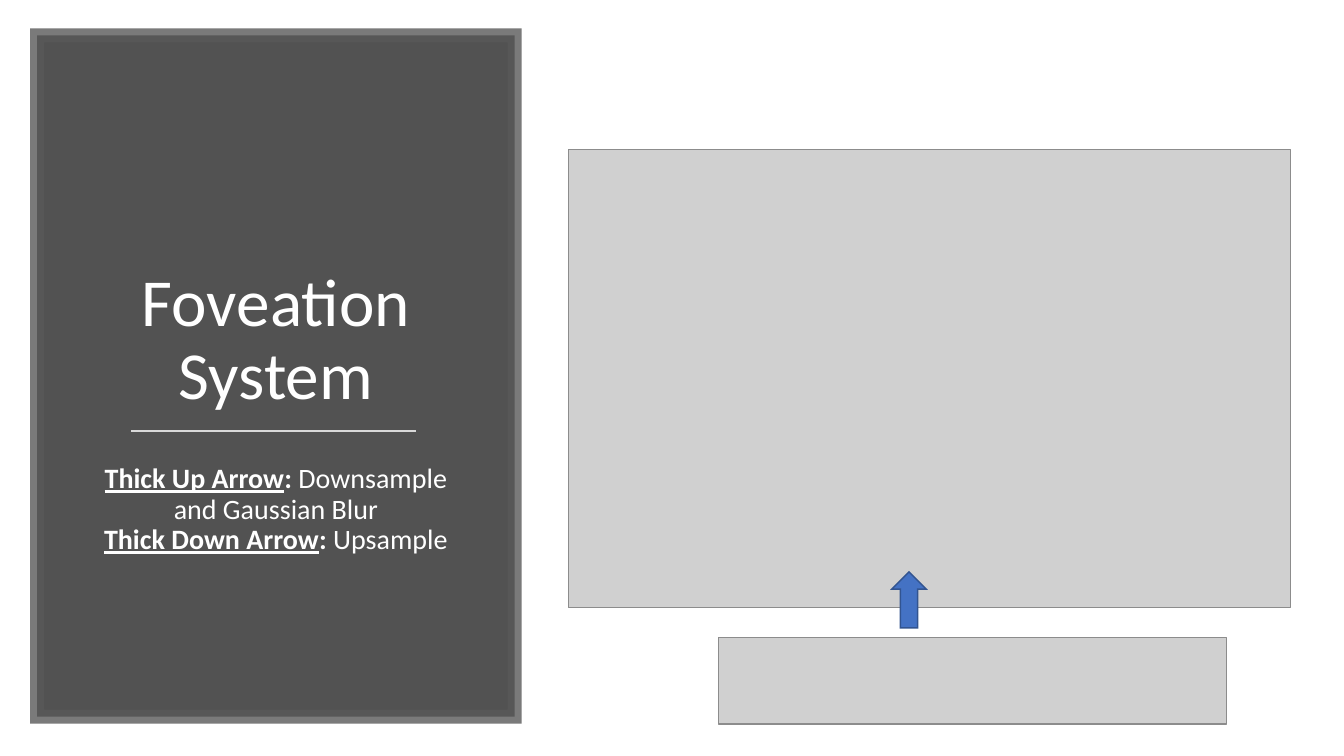
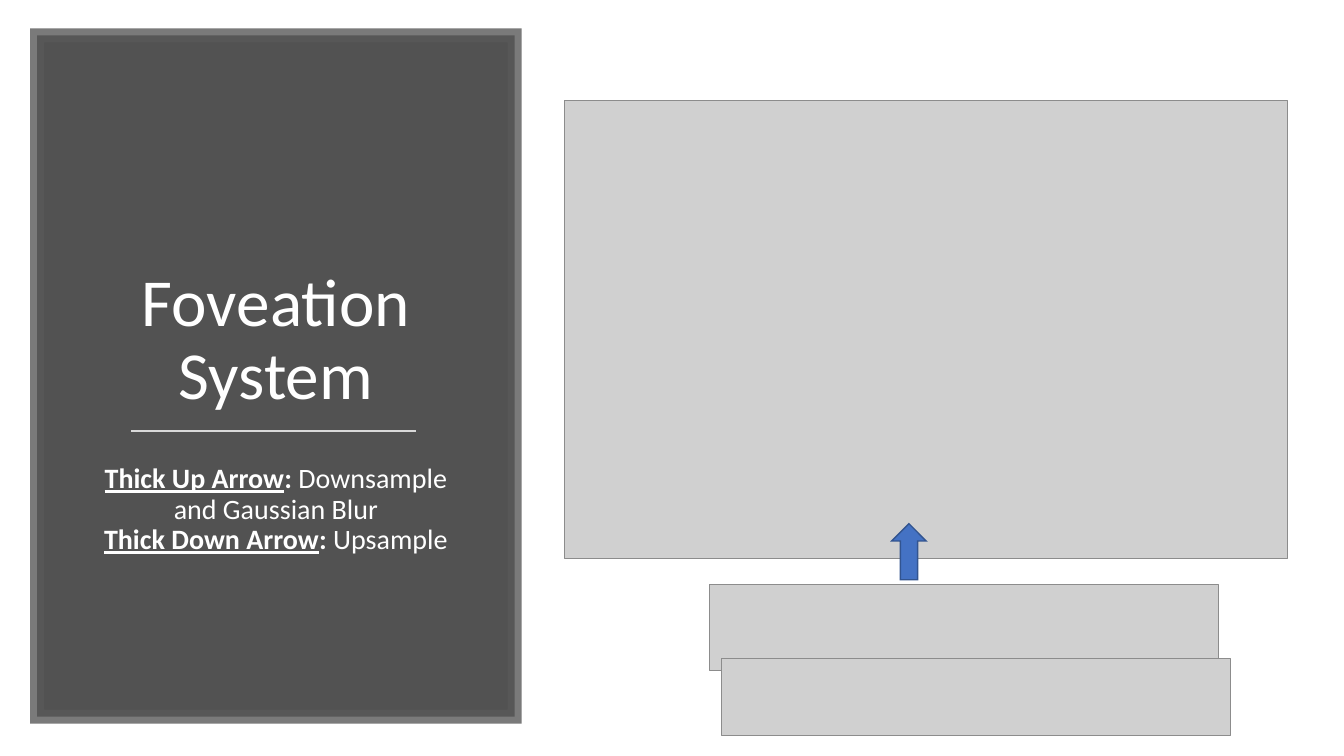
Before and after one commit to DerekLeeCS/Deep_Learning, a slide deck: slide 2 of Final/Derek_Lee_ECE472_Final/Final Presentation.pptx. Drawn at 1344x756 pixels with LibreOffice and Linux fonts; fonts in the diff are those of the drawing; grey boxes stand for pictures. Boxes give left, top, right and bottom in pixels: in the first picture for what was removed or moved away, otherwise in the second. Text is boxed around its words. In the diff, an @@ line names an element or a change of style, - is before the commit and + after.

```diff
--- a/Final/Derek_Lee_ECE472_Final/Final Presentation.pptx
+++ b/Final/Derek_Lee_ECE472_Final/Final Presentation.pptx
@@ picture: place and size @@
-picture at [569, 149, 1292, 608]
+picture at [566, 100, 1289, 559]
@@ down arrow: place and size @@
-down arrow at [892, 572, 927, 628]
+down arrow at [892, 524, 927, 581]
@@ picture: place and size @@
-picture at [718, 638, 1226, 724]
+picture at [710, 585, 1218, 670]
@@ picture added at [721, 658, 1230, 735] @@
```
Also in this commit, not shown: 1 other file.
